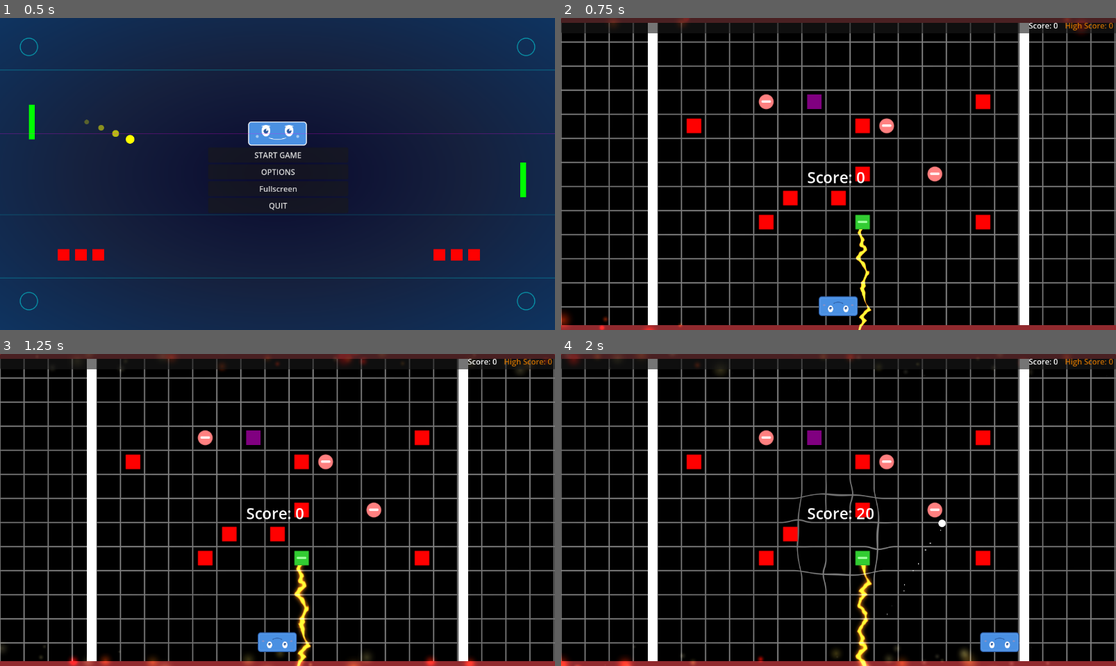
Above: before the commit, frames 1-4 (two rows, left to right).
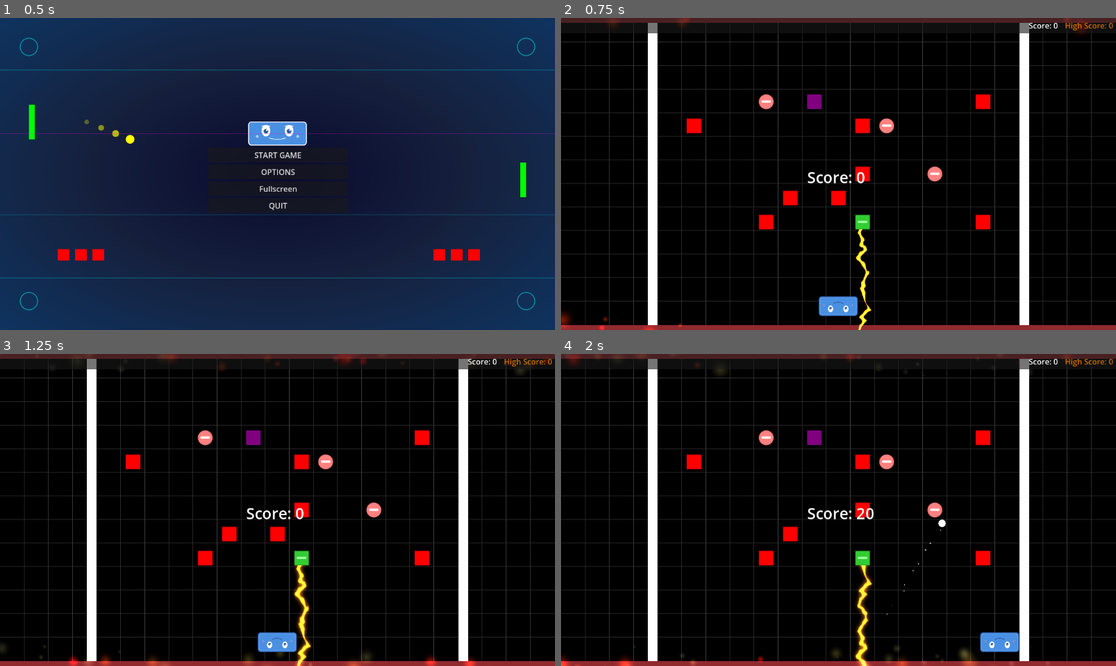
Above: after the commit, the same moments.

Repository: Nicheen/GameJamSummer2025
Game: Godot game, scene res://scenes/menus/main_menu.tscn
Two runs of this game, one before a commit and one after it. Both use one fixed random seed, a clock stepped at 60 frames per second and the inputs below.
Inputs (mouse positions are in pixels of both pictures, inside the frame that each line leads up to):
- Up to frame 1 (0.5 s): no input
- Up to frame 2 (0.75 s): click "START GAME" at 0.5 s
- Up to frame 3 (1.25 s): no input
- Up to frame 4 (2 s): tap Enter (ui_accept) at 1.25, 1.52 s; move the mouse to (960, 494) at 1.27 s; hold D (move_right) from 1.28 s (still down); click (960, 494) at 1.35 s

Frame 1 is identical in both runs. In frame 2, 14% of the frame differs, in the area x 0-100%, y 1-99%; in frame 3, 14%; in frame 4, 14%.

Commit message:
png backgrund

Diff:
--- a/gamejamsummer2025/scenes/main.tscn
+++ b/gamejamsummer2025/scenes/main.tscn
@@ -1,6 +1,7 @@
-[gd_scene load_steps=19 format=3 uid="uid://b5flfw85xnn3s"]
+[gd_scene load_steps=20 format=3 uid="uid://b5flfw85xnn3s"]
 
 [ext_resource type="Script" uid="uid://c2dkvm0rwmi1d" path="res://scripts/main.gd" id="1_elqb8"]
+[ext_resource type="Texture2D" uid="uid://cputn3w68k8fj" path="res://images/grid_1152x648.png" id="2_nxtc6"]
 [ext_resource type="Texture2D" uid="uid://c65h8mkqgajjv" path="res://images/textures/VFX_NOEL_CIRCLE.jpg" id="2_rvslj"]
 [ext_resource type="Script" uid="uid://8fvtdceyak8j" path="res://scripts/level_manager.gd" id="3_0bbpv"]
 [ext_resource type="PackedScene" path="res://scenes/menus/hud.tscn" id="3_sugp2"]
@@ -64,6 +65,10 @@
 
 [node name="Main" type="Node2D"]
 script = ExtResource("1_elqb8")
+
+[node name="Sprite2D" type="Sprite2D" parent="."]
+position = Vector2(576, 324)
+texture = ExtResource("2_nxtc6")
 
 [node name="Borders" type="Node2D" parent="."]
 
Binary file added: gamejamsummer2025/images/grid_1152x648.png
Not shown, added: gamejamsummer2025/images/grid_1152x648.png.import
